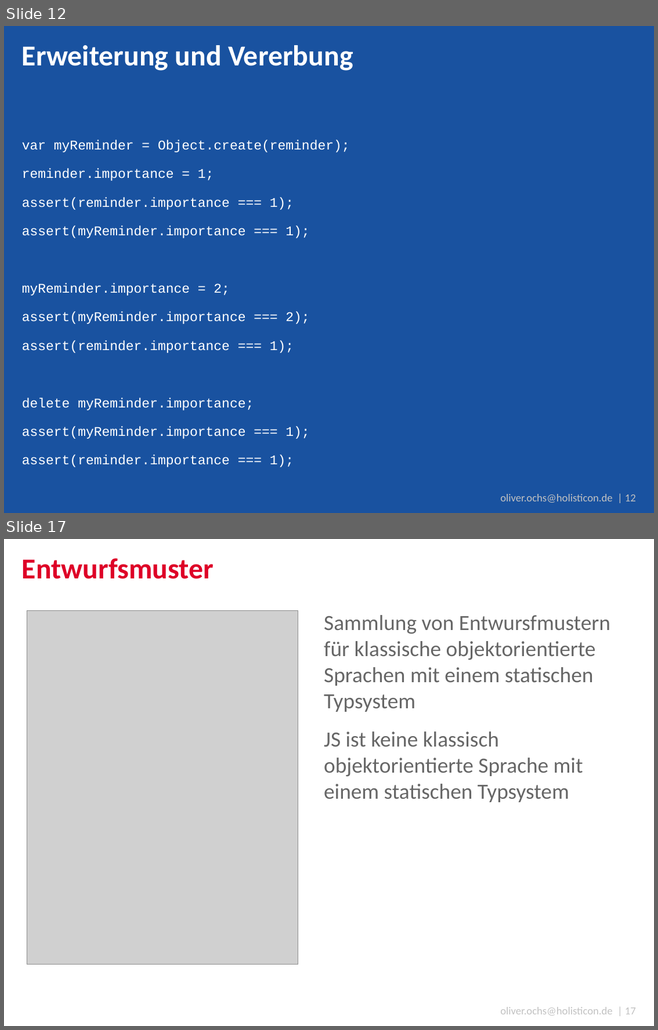
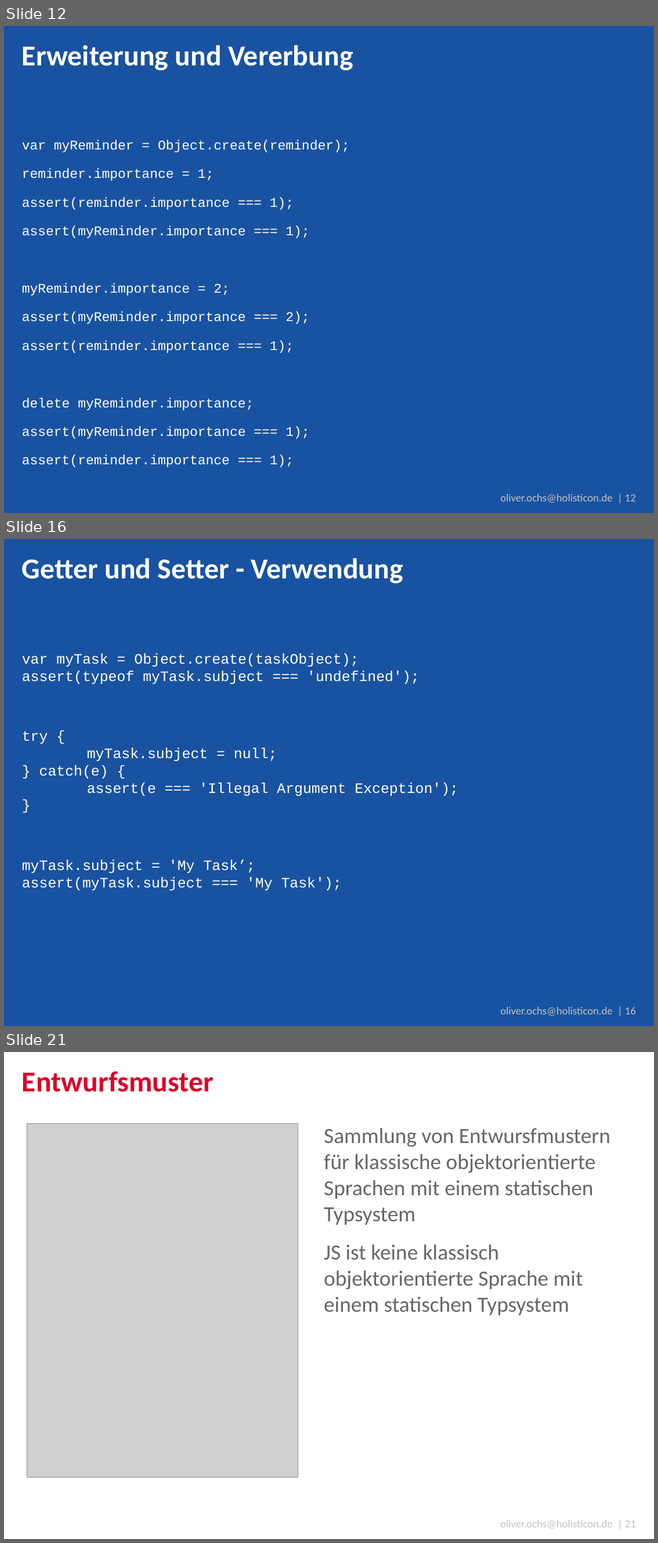
Before and after one commit to simonox/js-workshop, a slide deck: Tag 2.pptx. Shown one above the other, each under a label of ours: slides 12 and 17 before the commit, slides 12, 16 and 21 after it; the slides between them are not shown. The pictures are 658x1030 and 658x1543 pixels, drawn with LibreOffice and Linux fonts; fonts in the diff are those of the drawing; grey boxes stand for pictures; background and template pictures are left out. Boxes give left, top, right and bottom in pixels: in the first picture for what was removed or moved away, otherwise in the second. Text is boxed around its words. In the diff, an @@ line names an element or a change of style, - is before the commit and + after.

Commit message:
More Informations about ES5 objects

```diff
--- a/Tag 2.pptx
+++ b/Tag 2.pptx
@@ slide 16 added at [4,539,654,1026], background #1952A0; not listed: 1 template element that a slide beside it also shows @@
@@ title added at [22,558,403,584], 32 pt, text #FFFFFF, bold @@
+Getter und Setter - Verwendung
@@ text added at [22,653,458,890], 16 pt, text #FFFFFF @@
+var myTask = Object.create(taskObject);
+assert(typeof myTask.subject === 'undefined');
+try {
+myTask.subject = null;
+} catch(e) {
+assert(e === 'Illegal Argument Exception');
+}
+myTask.subject = 'My Task’;
+assert(myTask.subject === 'My Task');
@@ what was slide 17 is now slide 21 @@
@@ text at [500,1520,636,1529]: text changed @@
-oliver.ochs@holisticon.de | 17
+oliver.ochs@holisticon.de | 21
```
Also in this commit, not shown: 3 slides changed, 3 other slides added, 2 other files.
